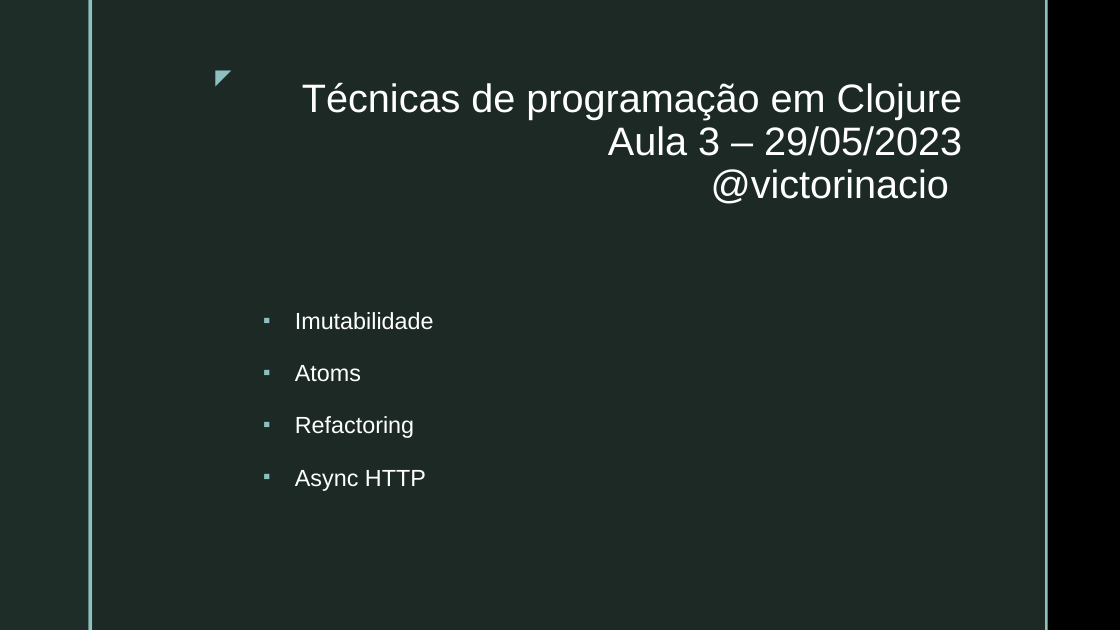
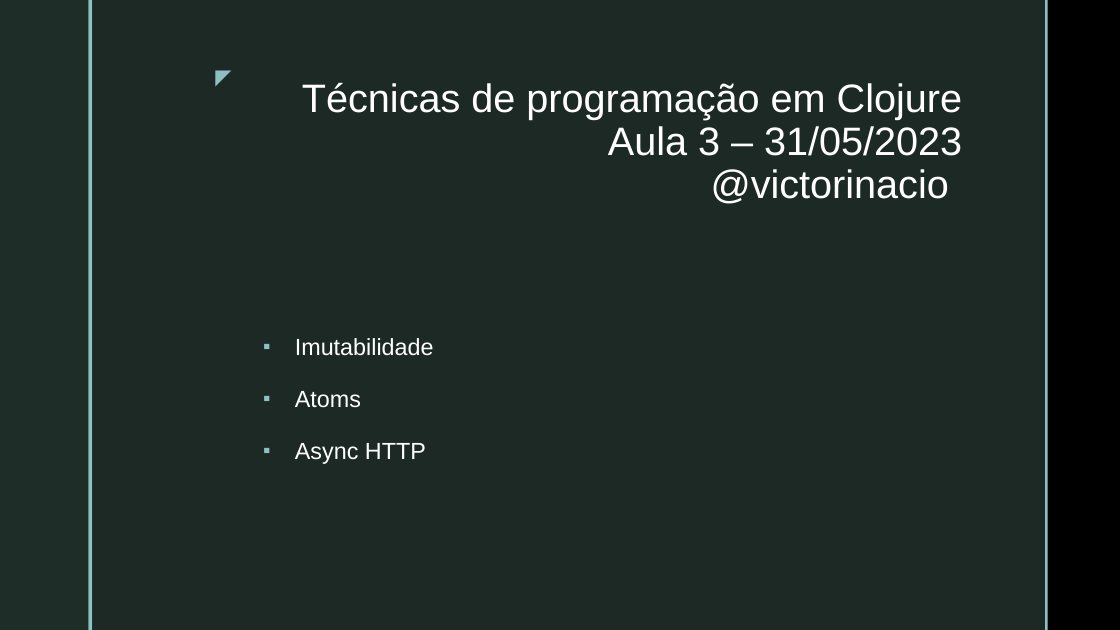
Before and after one commit to VictorInacio/curso-clojure-mybank, a slide deck: slide 13 of doc/NUBOOT-MOD3-PROG-TEC-CLJ.pptx. Drawn at 1120x630 pixels with LibreOffice and Linux fonts; fonts in the diff are those of the drawing; background and template pictures are left out. Boxes give left, top, right and bottom in pixels: in the first picture for what was removed or moved away, otherwise in the second. Text is boxed around its words. In the diff, an @@ line names an element or a change of style, - is before the commit and + after.

Commit message:
aula 4 - Plumatic Schema

```diff
--- a/doc/NUBOOT-MOD3-PROG-TEC-CLJ.pptx
+++ b/doc/NUBOOT-MOD3-PROG-TEC-CLJ.pptx
@@ title at (x1=302, y1=82, x2=962, y2=204): text changed @@
-Técnicas de programação em Clojure
-Aula 3 – 29/05/2023
-@victorinacio
+Técnicas de programação em Clojure
+Aula 3 – 31/05/2023
+@victorinacio
@@ text at (x1=295, y1=416, x2=414, y2=438): paragraph removed @@
-▪ Refactoring
```
Also in this commit, not shown: 4 other slides changed, 4 slides added, 1 slide removed, 9 other files.
